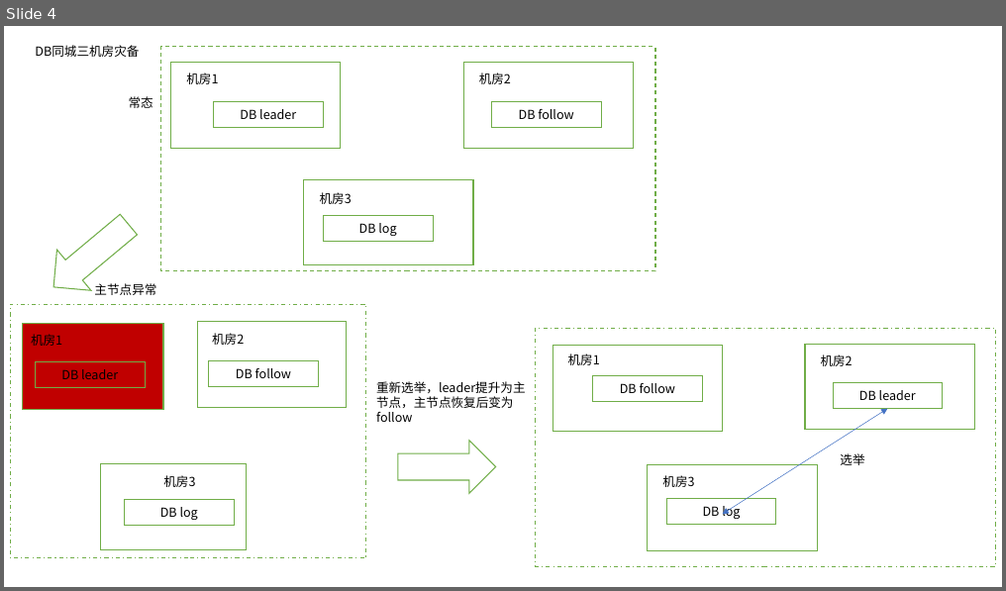
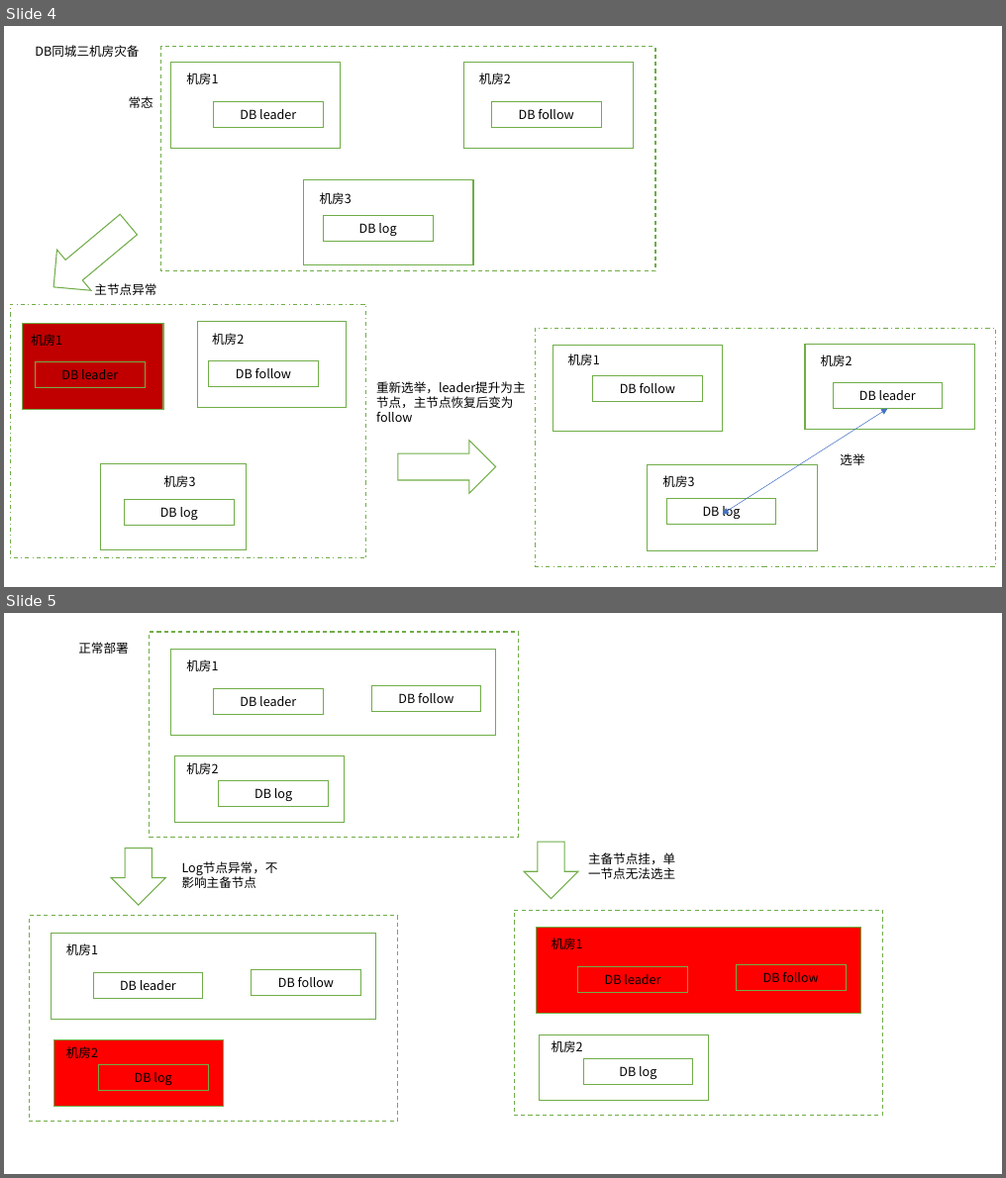
Before and after one commit to MeRcy-PM/record, a slide deck: ppt/tmp_ppt.pptx. Shown one above the other, each under a label of ours: slide 4 before the commit, slides 4 and 5 after it. The pictures are 1006x591 and 1006x1178 pixels, drawn with LibreOffice and Linux fonts; fonts in the diff are those of the drawing. Boxes give left, top, right and bottom in pixels: in the first picture for what was removed or moved away, otherwise in the second. Text is boxed around its words. In the diff, an @@ line names an element or a change of style, - is before the commit and + after.

```diff
--- a/ppt/tmp_ppt.pptx
+++ b/ppt/tmp_ppt.pptx
@@ slide 5 added at [4,613,1002,1174], background #FFFFFF @@
@@ text added at [78,642,128,654], 12 pt, text #000000 @@
+正常部署
@@ rectangle added at [150,632,519,837], fill #FFFFFF, outline #70AD47 1 pt dashed @@
@@ rectangle added at [171,649,496,735], fill #FFFFFF, outline #70AD47 1 pt @@
@@ text added at [186,660,218,671], 12 pt, text #000000 @@
+机房1
@@ rectangle added at [214,688,324,715], fill #FFFFFF, outline #70AD47 1 pt, 12 pt, text #000000 @@
+DB leader
@@ rectangle added at [371,686,481,713], fill #FFFFFF, outline #70AD47 1 pt, 12 pt, text #000000 @@
+DB follow
@@ rectangle added at [174,757,344,823], fill #FFFFFF, outline #70AD47 1 pt @@
@@ text added at [186,762,218,774], 12 pt, text #000000 @@
+机房2
@@ rectangle added at [219,780,329,807], fill #FFFFFF, outline #70AD47 1 pt, 12 pt, text #000000 @@
+DB log
@@ down arrow added at [111,848,165,905], fill #FFFFFF, outline #70AD47 1 pt @@
@@ down arrow added at [525,842,578,899], fill #FFFFFF, outline #70AD47 1 pt @@
@@ text added at [182,861,278,888], 12 pt, text #000000 @@
+Log节点异常，不影响主备节点
@@ text added at [588,853,675,879], 12 pt, text #000000 @@
+主备节点挂，单一节点无法选主
@@ rectangle added at [30,916,399,1121], fill #FFFFFF, outline #70AD47 1 pt dashed @@
@@ rectangle added at [52,934,376,1019], fill #FFFFFF, outline #70AD47 1 pt @@
@@ rectangle added at [514,910,883,1115], fill #FFFFFF, outline #70AD47 1 pt dashed @@
@@ rectangle added at [536,928,860,1013], fill #FF0000, outline #70AD47 1 pt @@
@@ text added at [551,938,583,950], 12 pt, text #000000 @@
+机房1
@@ text added at [66,944,98,956], 12 pt, text #000000 @@
+机房1
@@ rectangle added at [578,967,688,993], fill #FF0000, outline #70AD47 1 pt, 12 pt, text #000000 @@
+DB leader
@@ rectangle added at [737,964,846,991], fill #FF0000, outline #70AD47 1 pt, 12 pt, text #000000 @@
+DB follow
@@ rectangle added at [93,972,203,998], fill #FFFFFF, outline #70AD47 1 pt, 12 pt, text #000000 @@
+DB leader
@@ rectangle added at [252,970,361,996], fill #FFFFFF, outline #70AD47 1 pt, 12 pt, text #000000 @@
+DB follow
@@ rectangle added at [54,1041,224,1106], fill #FF0000, outline #70AD47 1 pt @@
@@ text added at [66,1047,98,1059], 12 pt, text #000000 @@
+机房2
@@ rectangle added at [540,1035,709,1101], fill #FFFFFF, outline #70AD47 1 pt @@
@@ text added at [551,1041,583,1053], 12 pt, text #000000 @@
+机房2
@@ rectangle added at [98,1064,208,1090], fill #FF0000, outline #70AD47 1 pt, 12 pt, text #000000 @@
+DB log
@@ rectangle added at [583,1059,693,1085], fill #FFFFFF, outline #70AD47 1 pt, 12 pt, text #000000 @@
+DB log
```
Also in this commit, not shown: 1 other file.
